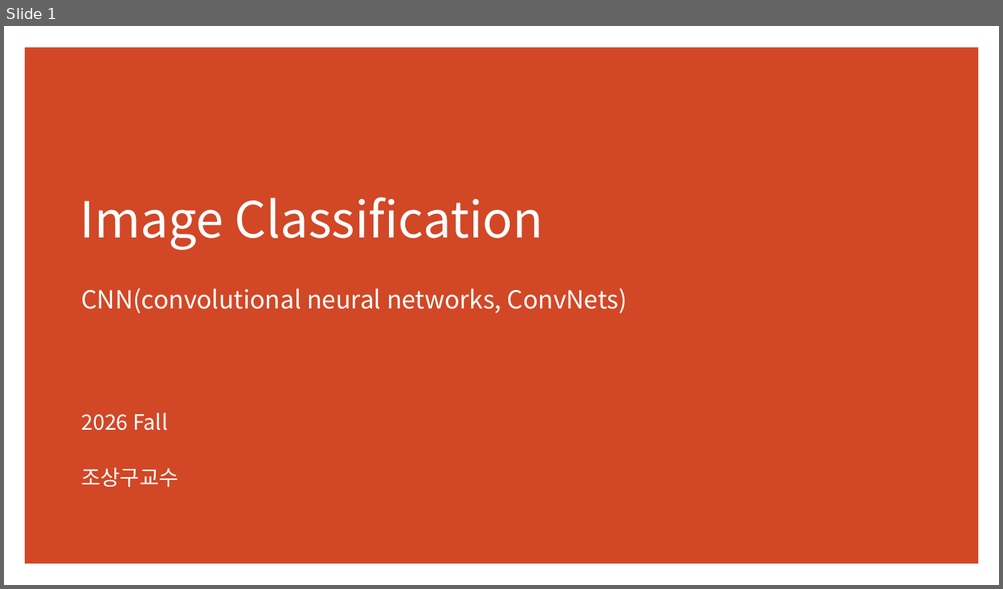
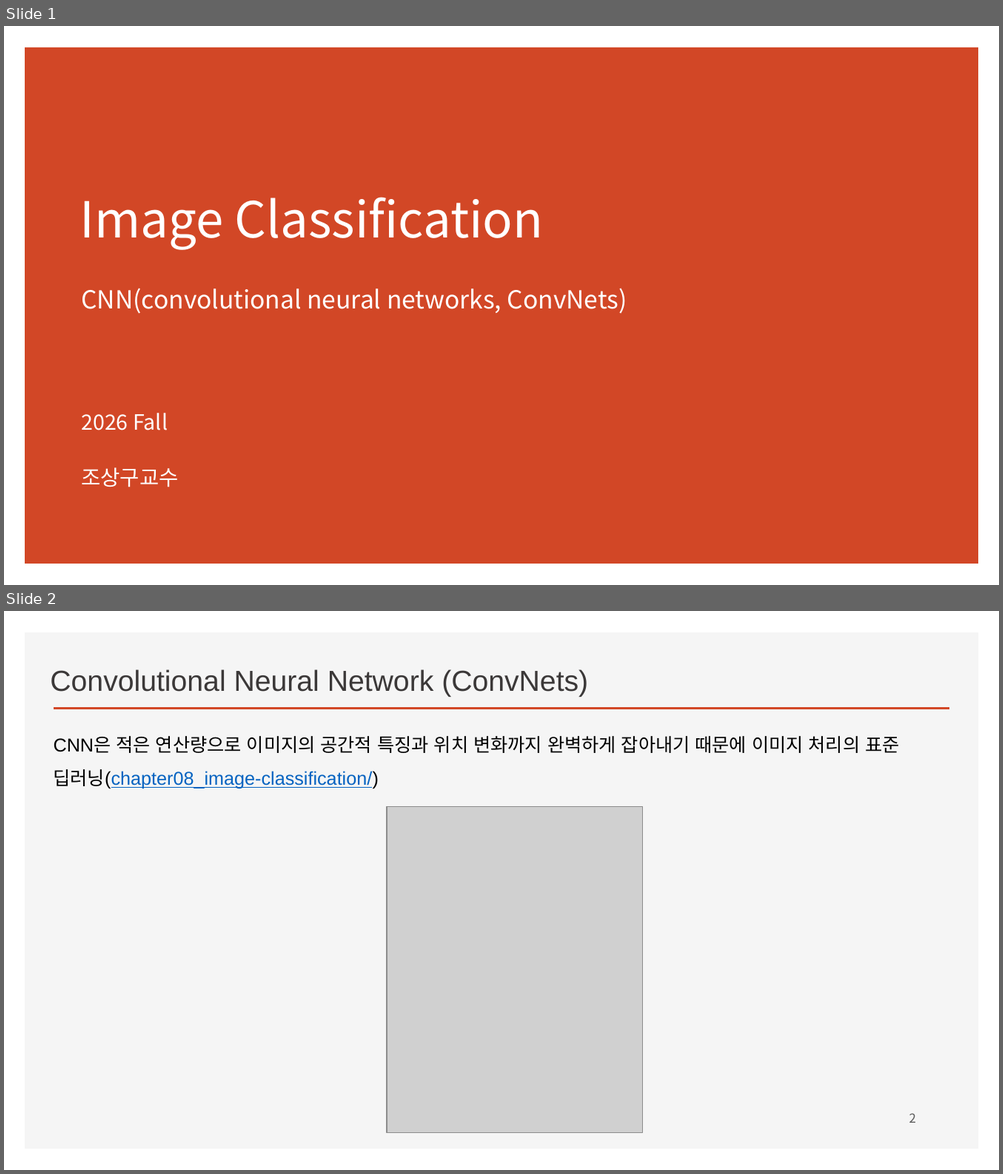
Before and after one commit to ancestor9/2026_Fall_Deep-Learning-with-Python, a slide deck: CNN/CNN.pptx. Shown one above the other, each under a label of ours: slide 1 before the commit, slides 1 and 2 after it. The pictures are 1003x589 and 1003x1174 pixels, drawn with LibreOffice and Linux fonts; fonts in the diff are those of the drawing; grey boxes stand for pictures; background and template pictures are left out. Boxes give left, top, right and bottom in pixels: in the first picture for what was removed or moved away, otherwise in the second. Text is boxed around its words. In the diff, an @@ line names an element or a change of style, - is before the commit and + after.

```diff
--- a/CNN/CNN.pptx
+++ b/CNN/CNN.pptx
@@ slide 2 added at bbox=[4, 611, 999, 1170], background #FFFFFF @@
@@ rectangle added at bbox=[25, 632, 979, 1150], fill #F5F5F5 @@
@@ text added at bbox=[50, 669, 588, 697], 28 pt, text #3B3838 @@
+Convolutional Neural Network (ConvNets)
@@ line added from (54, 709) to (949, 709), #D24726 2 pt @@
@@ text added at bbox=[54, 736, 899, 789], 18 pt, text #000000 @@
+CNN은 적은 연산량으로 이미지의 공간적 특징과 위치 변화까지 완벽하게 잡아내기 때문에 이미지 처리의 표준 딥러닝(chapter08_image-classification/)
@@ picture added at bbox=[387, 806, 643, 1133] @@
@@ page number added at bbox=[909, 1113, 916, 1123], 12 pt, text #595959 @@
+2
```
Also in this commit, not shown: 12 slides changed, 10 other slides added, 7 slides removed.
